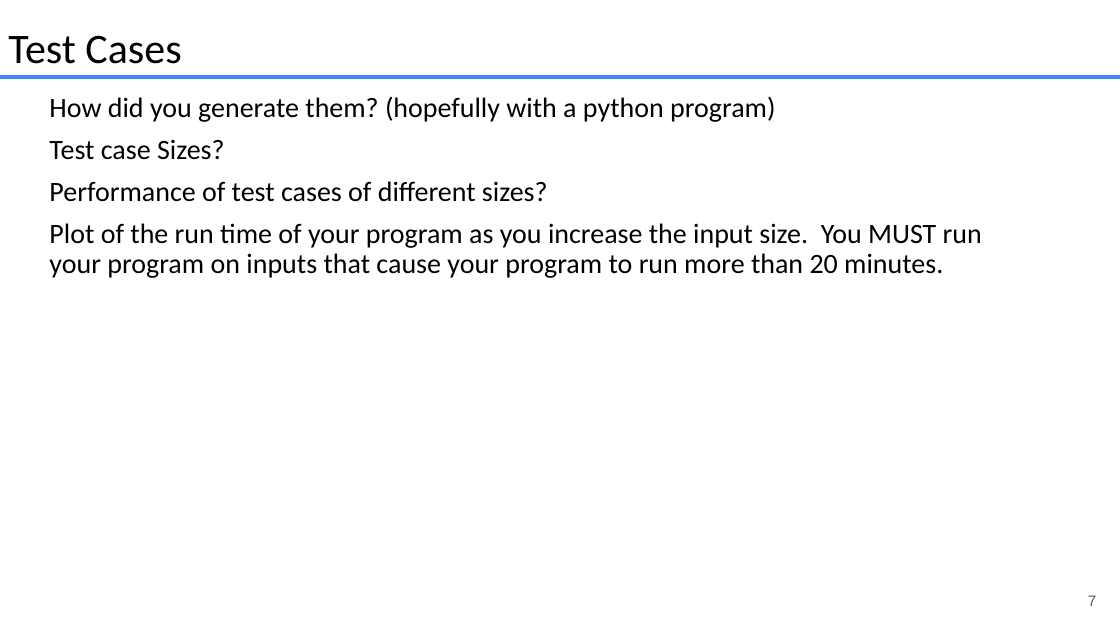
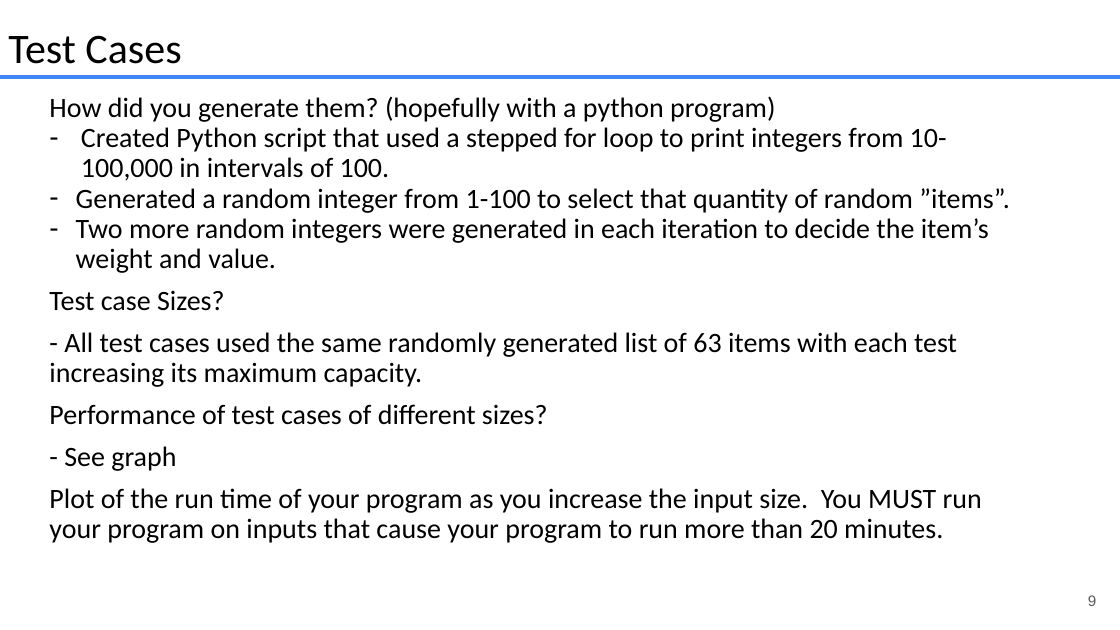
Before and after one commit to JustinMatthewNewman/cs412_FinalProject, a slide deck: slide 9 of presentations/problem_presentation.pptx (slide 7 before the commit). Drawn at 1120x630 pixels with LibreOffice and Linux fonts; fonts in the diff are those of the drawing. Boxes give left, top, right and bottom in pixels: in the first picture for what was removed or moved away, otherwise in the second. Text is boxed around its words. In the diff, an @@ line names an element or a change of style, - is before the commit and + after.

Commit message:
Updated presentation

```diff
--- a/presentations/problem_presentation.pptx
+++ b/presentations/problem_presentation.pptx
@@ text at <box>76,127,1010,273</box>: paragraphs added @@
+– Created Python script that used a stepped for loop to print integers from 10-100,000 in intervals of 100.
+– Generated a random integer from 1-100 to select that quantity of random ”items”.
+– Two more random integers were generated in each iteration to decide the item’s weight and value.
@@ text at <box>49,332,957,387</box>: paragraph added @@
+- All test cases used the same randomly generated list of 63 items with each test increasing its maximum capacity.
@@ text at <box>64,446,176,471</box>: paragraph added @@
+- See graph
@@ page number at <box>1088,595,1096,606</box>: text changed @@
-7
+9
```
Also in this commit, not shown: 3 other slides changed, 4 slides added, 1 slide removed.
